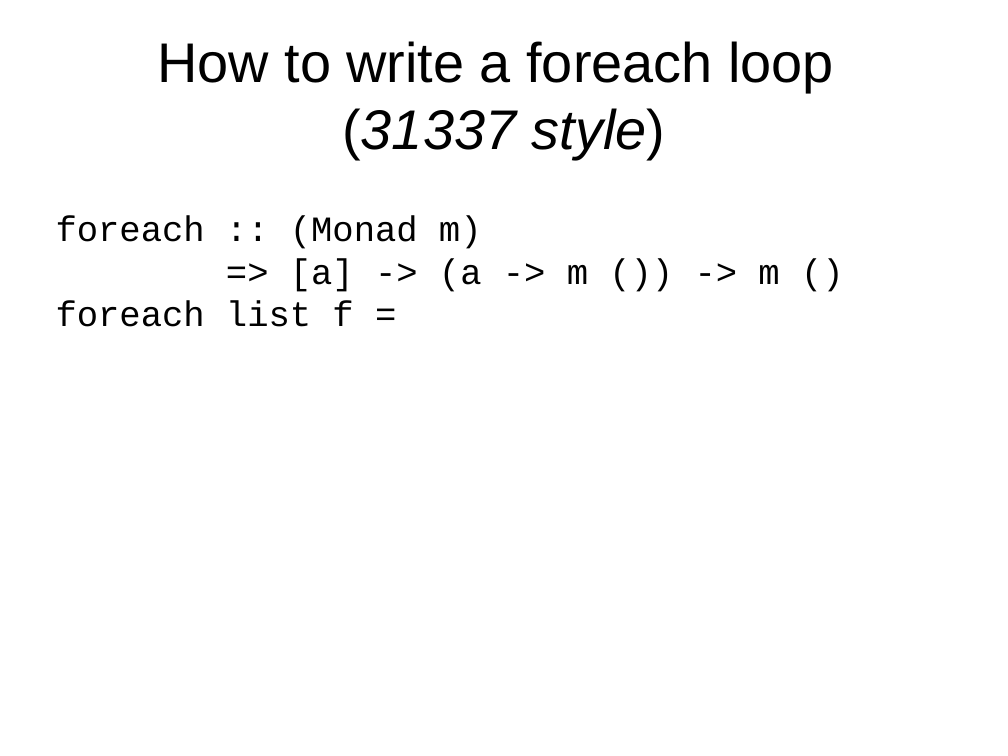
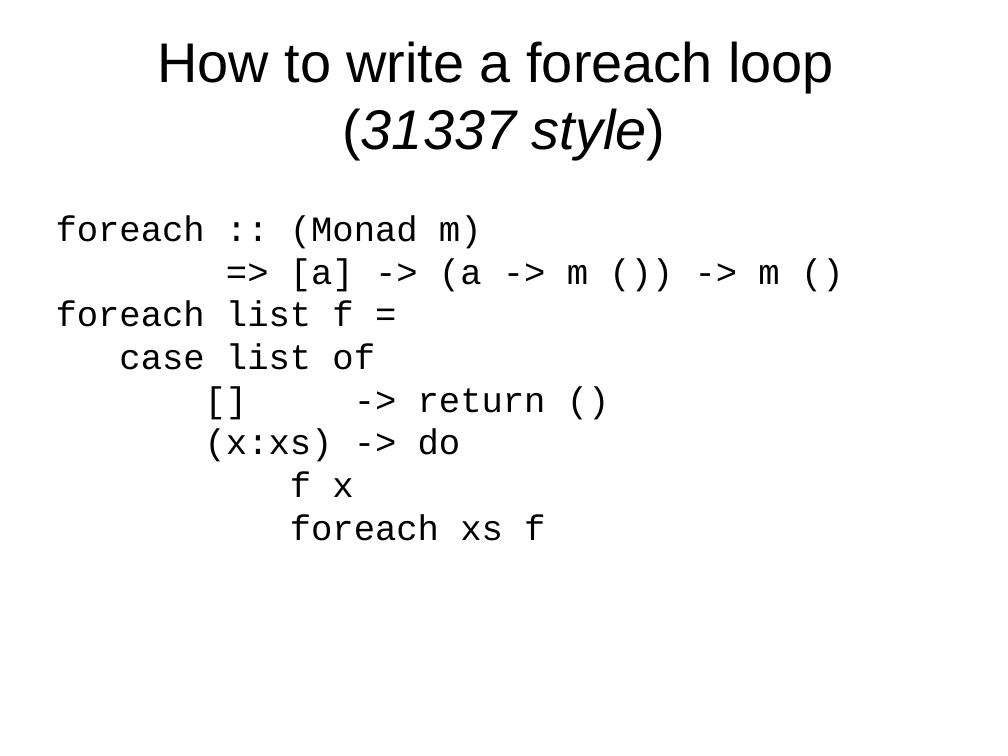
Before and after one commit to luqui/luqui-misc, a slide deck: slide 43 of work/present/monads/monads.odp. Drawn at 1008x756 pixels with LibreOffice and Linux fonts; fonts in the diff are those of the drawing. Boxes give left, top, right and bottom in pixels: in the first picture for what was removed or moved away, otherwise in the second. Text is boxed around its words. In the diff, an @@ line names an element or a change of style, - is before the commit and + after.

Commit message:
More progress on presentation.

```diff
--- a/work/present/monads/monads.odp
+++ b/work/present/monads/monads.odp
@@ text at box(119, 344, 546, 541): paragraphs added @@
+case list of
+[] -> return ()
+(x:xs) -> do
+f x
+foreach xs f
```
Also in this commit, not shown: 5 slides added.
